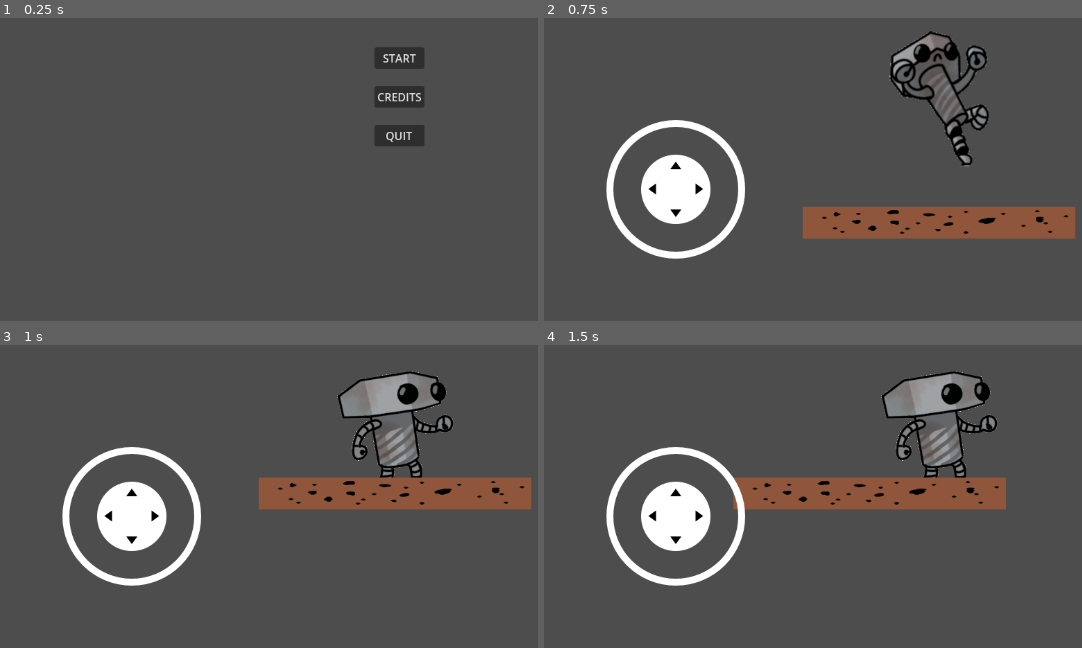
Above: before the commit, frames 1-4 (two rows, left to right).
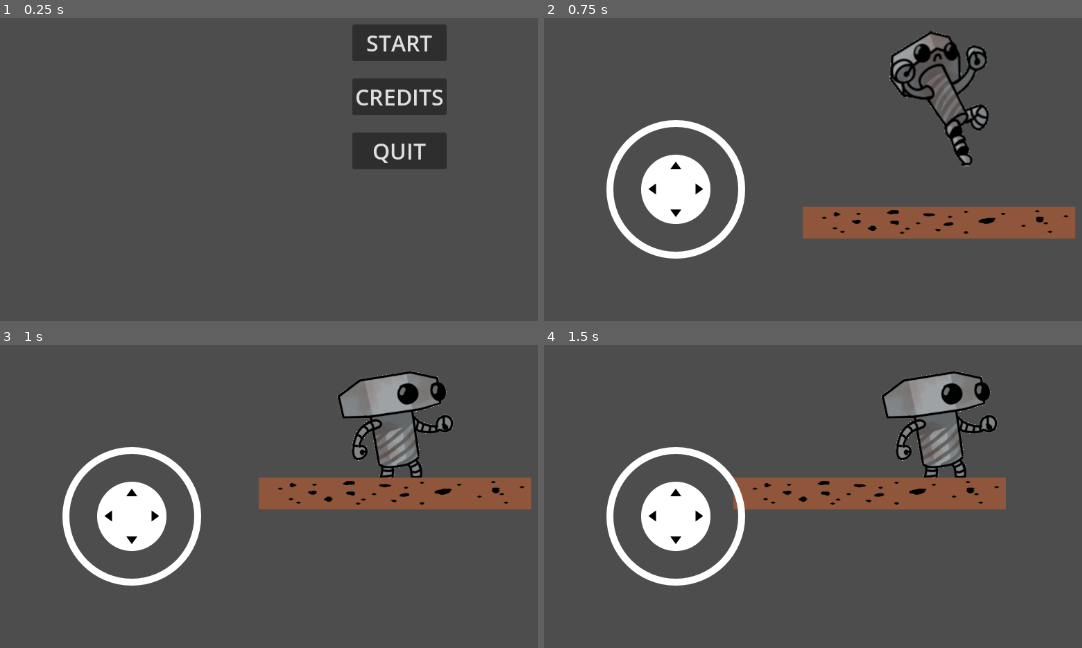
Above: after the commit, the same moments.

Repository: maxi-rv/DVB-Clinica-2024-Siena
Game: Godot game, scene res://scenes/menu.tscn
The game is run twice, just before and just after one commit, with the same random seed, the same clock (stepped at 60 frames per second) and the same inputs.
Inputs (mouse positions are in pixels of both pictures, inside the frame that each line leads up to):
- Up to frame 1 (0.25 s): no input
- Up to frame 2 (0.75 s): click "START" at 0.5 s
- Up to frame 3 (1 s): no input
- Up to frame 4 (1.5 s): tap Enter at 1.25 s; move the mouse to (outside the picture) at 1.27 s; hold Right (ui_right) from 1.28 s (still down); click (outside the picture) at 1.42 s

The runs differ from the first frame. In frame 1, 5.5% of the frame differs, in the area x 65-83%, y 2-50%; in frame 2, nothing differs; in frame 3, nothing differs; in frame 4, nothing differs.

Commit message:
-Menu font size set to 32px

Diff:
--- a/scenes/menu.tscn
+++ b/scenes/menu.tscn
@@ -31,14 +31,17 @@
 
 [node name="Start" type="Button" parent="MarginContainer/VBoxContainer"]
 layout_mode = 2
+theme_override_font_sizes/font_size = 32
 text = "START"
 
 [node name="Credits" type="Button" parent="MarginContainer/VBoxContainer"]
 layout_mode = 2
+theme_override_font_sizes/font_size = 32
 text = "CREDITS"
 
 [node name="Quit" type="Button" parent="MarginContainer/VBoxContainer"]
 layout_mode = 2
+theme_override_font_sizes/font_size = 32
 text = "QUIT"
 
 [connection signal="pressed" from="MarginContainer/VBoxContainer/Start" to="." method="_on_start_pressed"]
